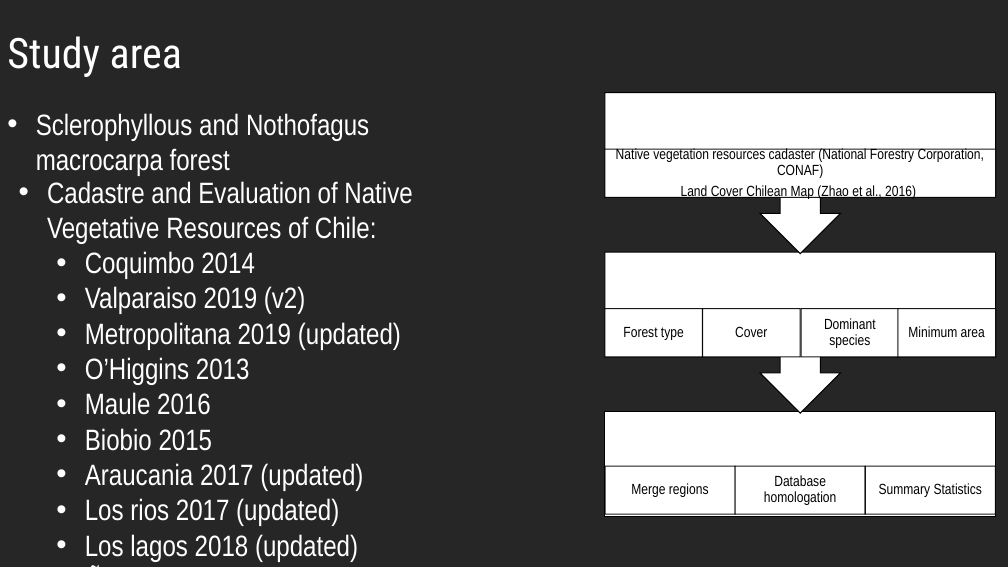
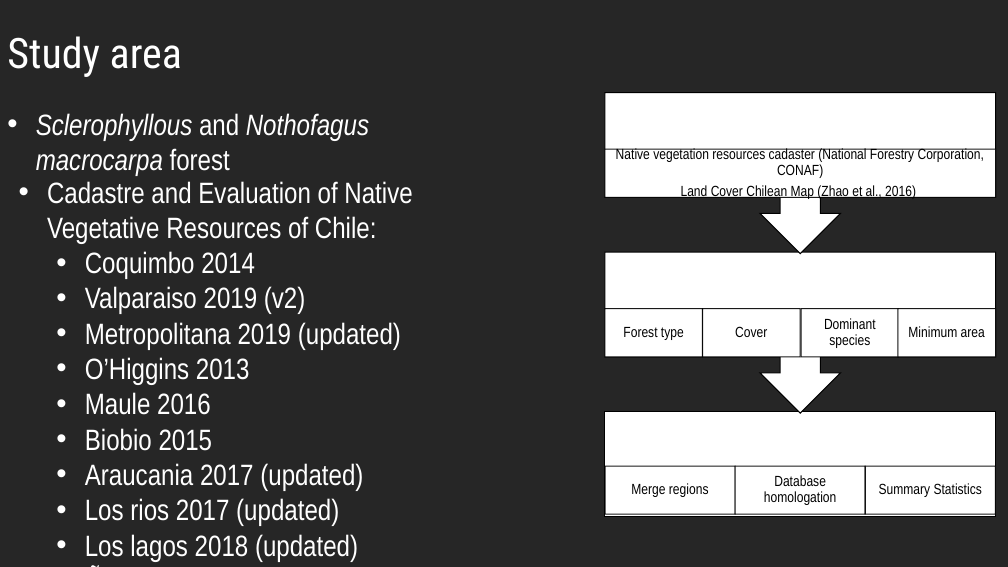
Before and after one commit to JoseLastra/mte_disturbances, a slide deck: slide 3 of ppt_graphics/01_dist_Chp1_JoseLastra_general_progress_20241003.pptx (slide 2 before the commit). Drawn at 1008x567 pixels with LibreOffice and Linux fonts; fonts in the diff are those of the drawing. Boxes give left, top, right and bottom in pixels: in the first picture for what was removed or moved away, otherwise in the second. Text is boxed around its words. In the diff, an @@ line names an element or a change of style, - is before the commit and + after.

```diff
--- a/ppt_graphics/01_dist_Chp1_JoseLastra_general_progress_20241003.pptx
+++ b/ppt_graphics/01_dist_Chp1_JoseLastra_general_progress_20241003.pptx
@@ text "Sclerophyllous and Nothofagus macrocarpa forest" at box(36, 113, 369, 175): italic on in "Sclerophyllous Nothofagus macrocarpa" @@
```
Also in this commit, not shown: 1 other slide changed, 1 slide added, 3 other files.
